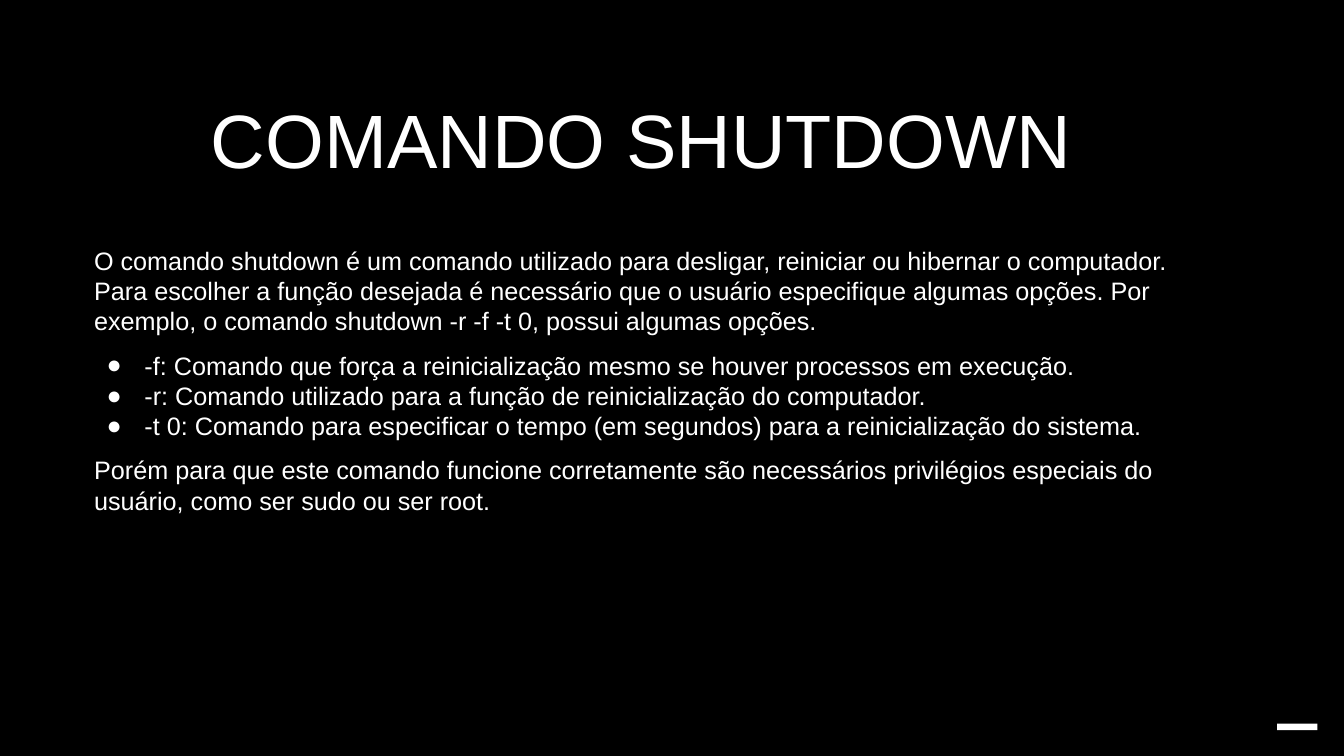
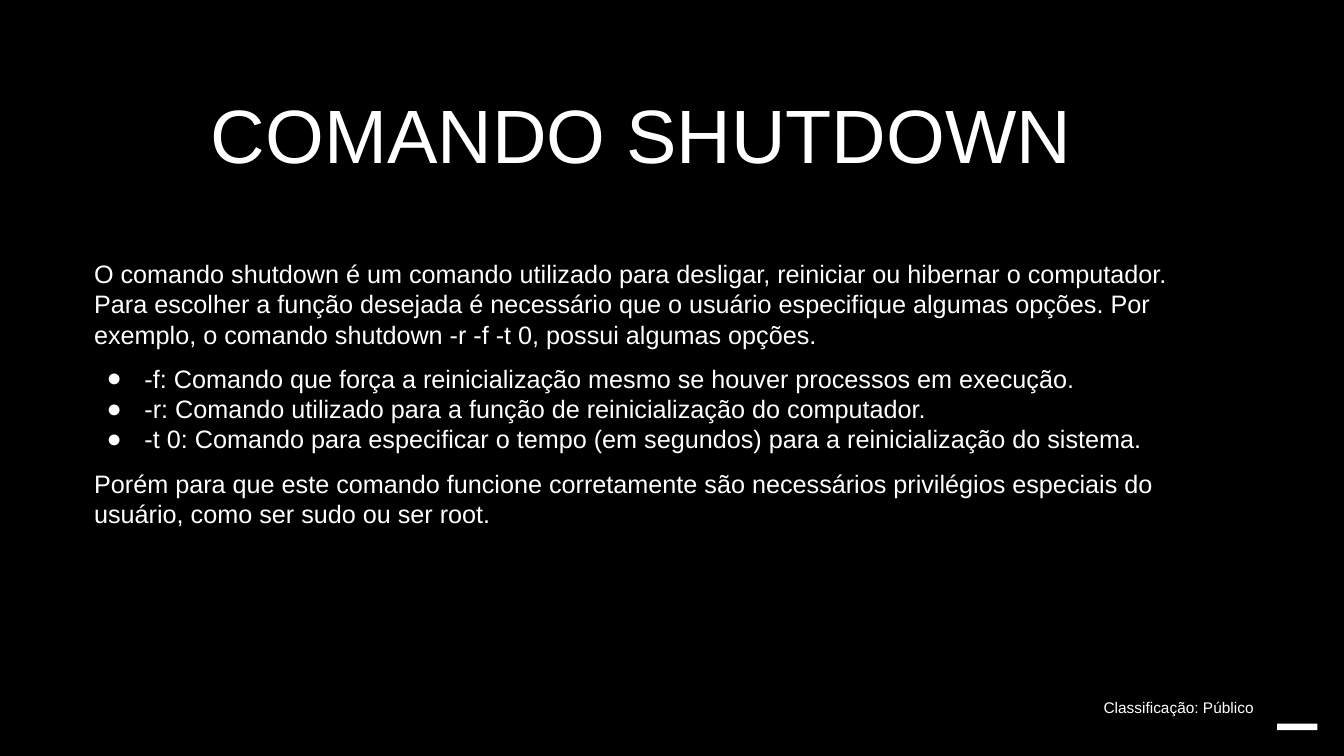
Before and after one commit to IHBuzatto/Atividades, a slide deck: slide 5 of Luiz e Igor.pptx. Drawn at 1344x756 pixels with LibreOffice and Linux fonts; fonts in the diff are those of the drawing; background and template pictures are left out. Boxes give left, top, right and bottom in pixels: in the first picture for what was removed or moved away, otherwise in the second. Text is boxed around its words. In the diff, an @@ line names an element or a change of style, - is before the commit and + after.

```diff
--- a/Luiz e Igor.pptx
+++ b/Luiz e Igor.pptx
@@ text "COMANDO SHUTDOWN": place and size @@
-text "COMANDO SHUTDOWN" at [211, 115, 1071, 169]
+text "COMANDO SHUTDOWN" at [211, 110, 1071, 164]
@@ text "O comando shutdown é um ...": place and size @@
-text "O comando shutdown é um ..." at [94, 251, 1167, 514]
+text "O comando shutdown é um ..." at [94, 264, 1167, 527]
@@ text added at [1104, 701, 1254, 717], 11 pt, text #FFFFFF @@
+Classificação: Público
```
Also in this commit, not shown: 4 other slides changed, 1 slide added, 1 slide removed, 1 other file.
